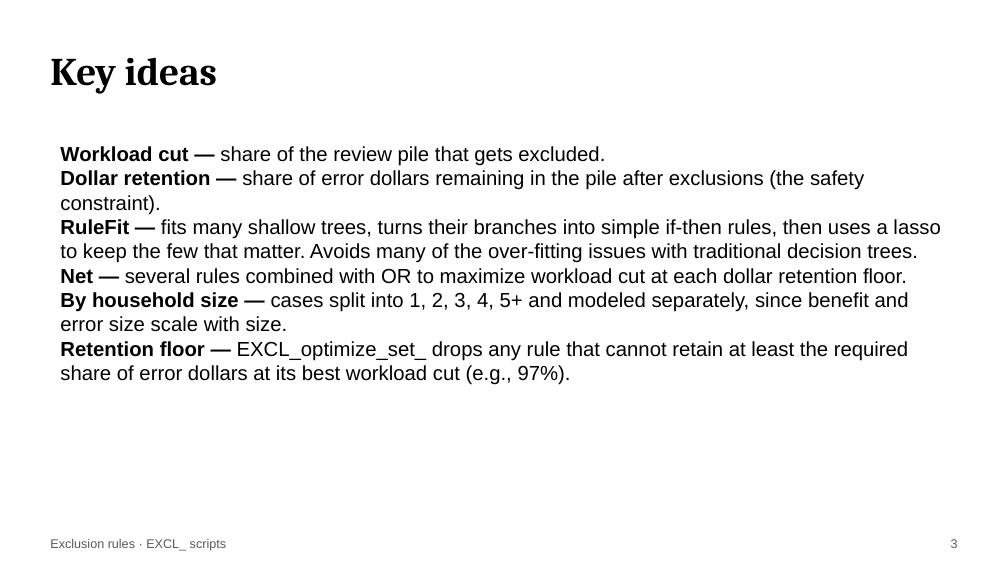
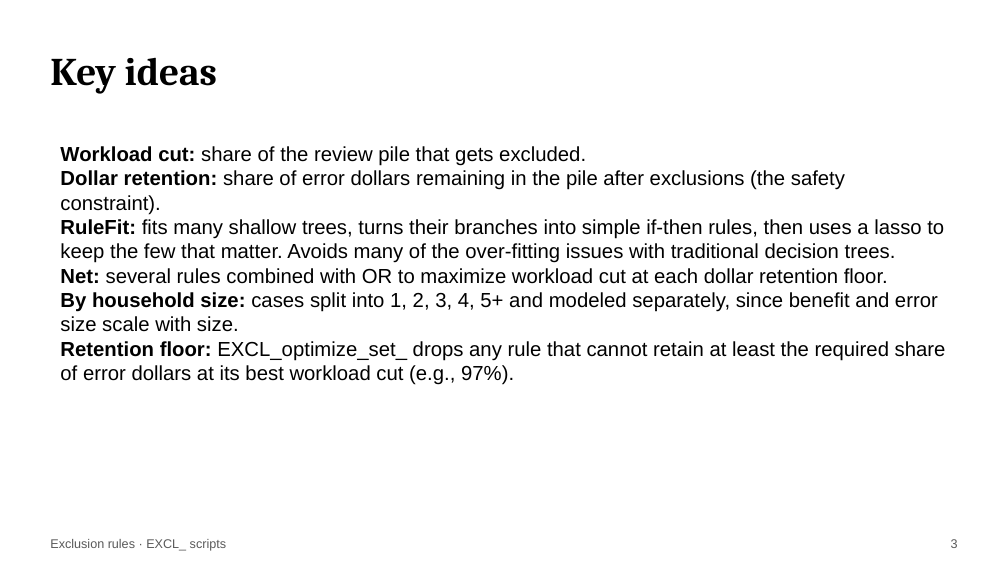
Before and after one commit to giannella/snap_qc, a slide deck: slide 3 of how_to_use_the_snap_qc_exclusion_rules_scripts.pptx. Drawn at 1008x567 pixels with LibreOffice and Linux fonts; fonts in the diff are those of the drawing. Boxes give left, top, right and bottom in pixels: in the first picture for what was removed or moved away, otherwise in the second. Text is boxed around its words. In the diff, an @@ line names an element or a change of style, - is before the commit and + after.

```diff
--- a/how_to_use_the_snap_qc_exclusion_rules_scripts.pptx
+++ b/how_to_use_the_snap_qc_exclusion_rules_scripts.pptx
@@ text at [60, 146, 946, 385]: text changed @@
-Workload cut — share of the review pile that gets excluded.
-Dollar retention — share of error dollars remaining in the pile after exclusions (the safety constraint).
-RuleFit — fits many shallow trees, turns their branches into simple if-then rules, then uses a lasso to keep the few that matter. Avoids many of the over-fitting issues with traditional decision trees.
-Net — several rules combined with OR to maximize workload cut at each dollar retention floor.
-By household size — cases split into 1, 2, 3, 4, 5+ and modeled separately, since benefit and error size scale with size.
-Retention floor — EXCL_optimize_set_ drops any rule that cannot retain at least the required share of error dollars at its best workload cut (e.g., 97%).
+Workload cut: share of the review pile that gets excluded.
+Dollar retention: share of error dollars remaining in the pile after exclusions (the safety constraint).
+RuleFit: fits many shallow trees, turns their branches into simple if-then rules, then uses a lasso to keep the few that matter. Avoids many of the over-fitting issues with traditional decision trees.
+Net: several rules combined with OR to maximize workload cut at each dollar retention floor.
+By household size: cases split into 1, 2, 3, 4, 5+ and modeled separately, since benefit and error size scale with size.
+Retention floor: EXCL_optimize_set_ drops any rule that cannot retain at least the required share of error dollars at its best workload cut (e.g., 97%).
```
Also in this commit, not shown: 6 other slides changed, 5 other files.
